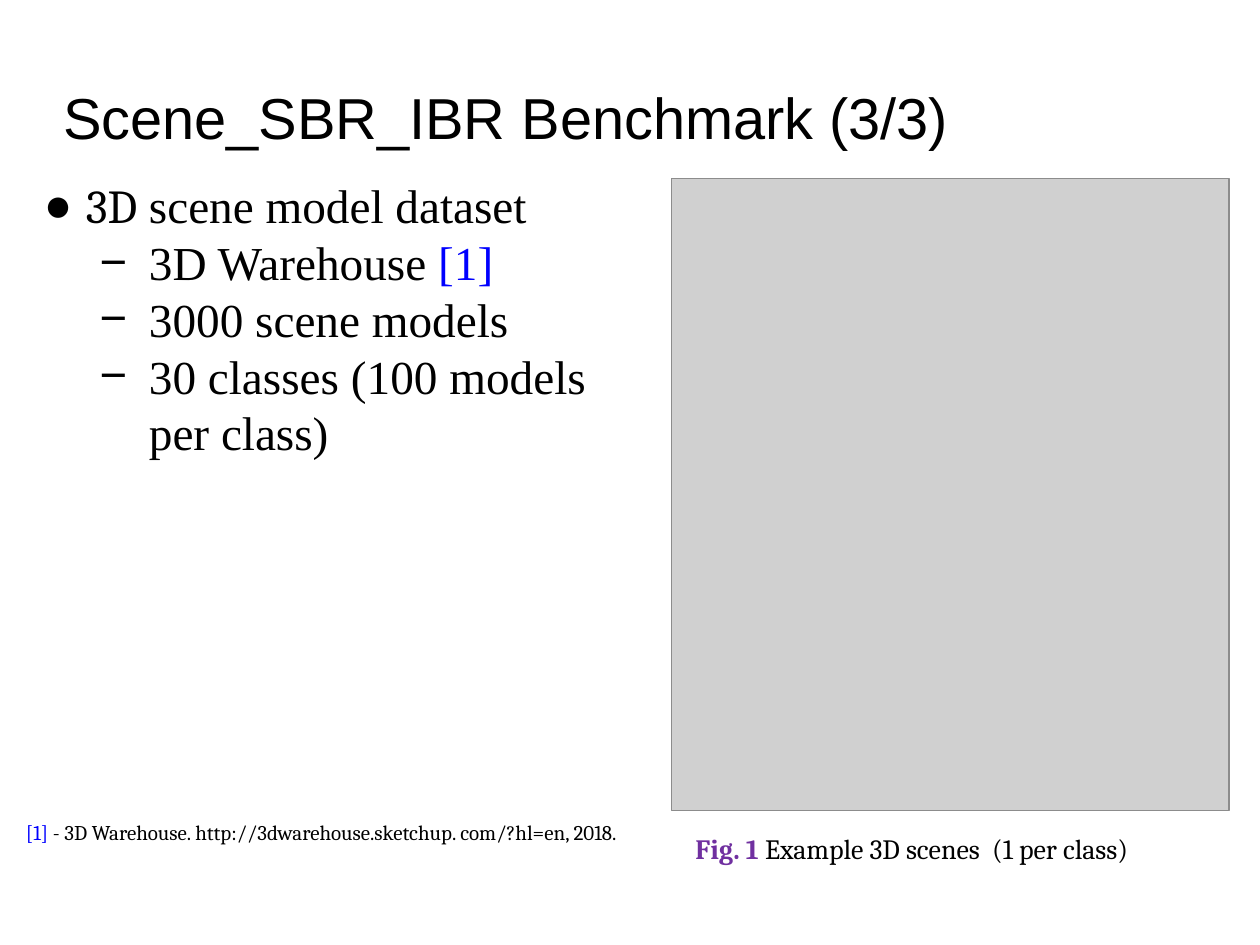
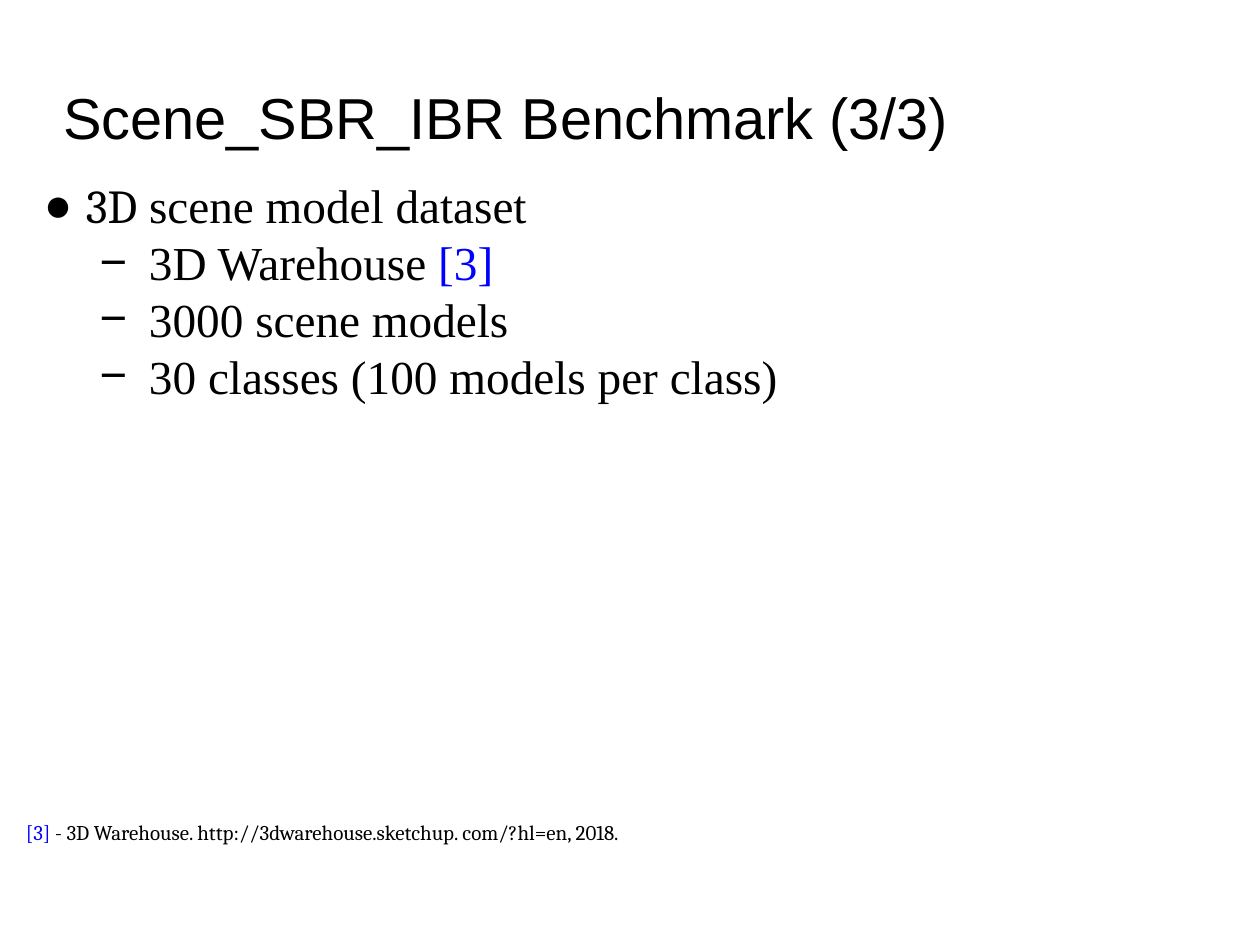
Before and after one commit to Hammania689/shrec_2019, a slide deck: slide 14 of mipr_slides/MIPR.pptx (slide 6 before the commit). Drawn at 1260x945 pixels with LibreOffice and Linux fonts; fonts in the diff are those of the drawing; grey boxes stand for pictures. Boxes give left, top, right and bottom in pixels: in the first picture for what was removed or moved away, otherwise in the second. Text is boxed around its words. In the diff, an @@ line names an element or a change of style, - is before the commit and + after.

```diff
--- a/mipr_slides/MIPR.pptx
+++ b/mipr_slides/MIPR.pptx
@@ picture removed at <box>672,179,1228,810</box> @@
@@ text at <box>149,247,493,287</box>: text changed @@
-  − 3D Warehouse [1]
+  − 3D Warehouse [3]
@@ text at <box>26,825,619,845</box>: text changed @@
-[1] - 3D Warehouse. http://3dwarehouse.sketchup. com/?hl=en, 2018.
+[3] - 3D Warehouse. http://3dwarehouse.sketchup. com/?hl=en, 2018.
@@ text removed at <box>695,839,1128,865</box> @@
-Fig. 1 Example 3D scenes (1 per class)
```
Also in this commit, not shown: 11 other slides changed, 13 slides added, 2 other files.
